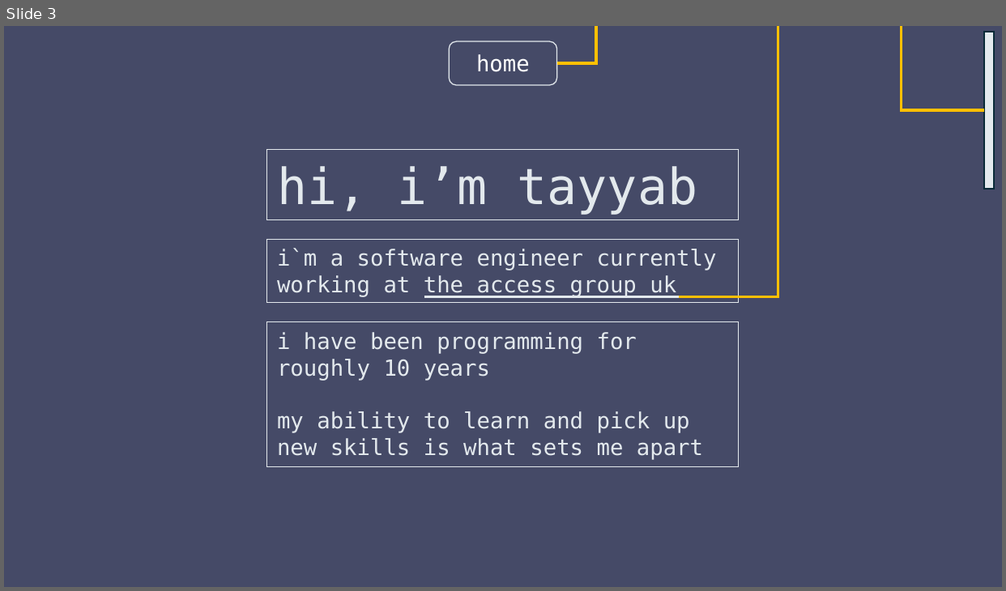
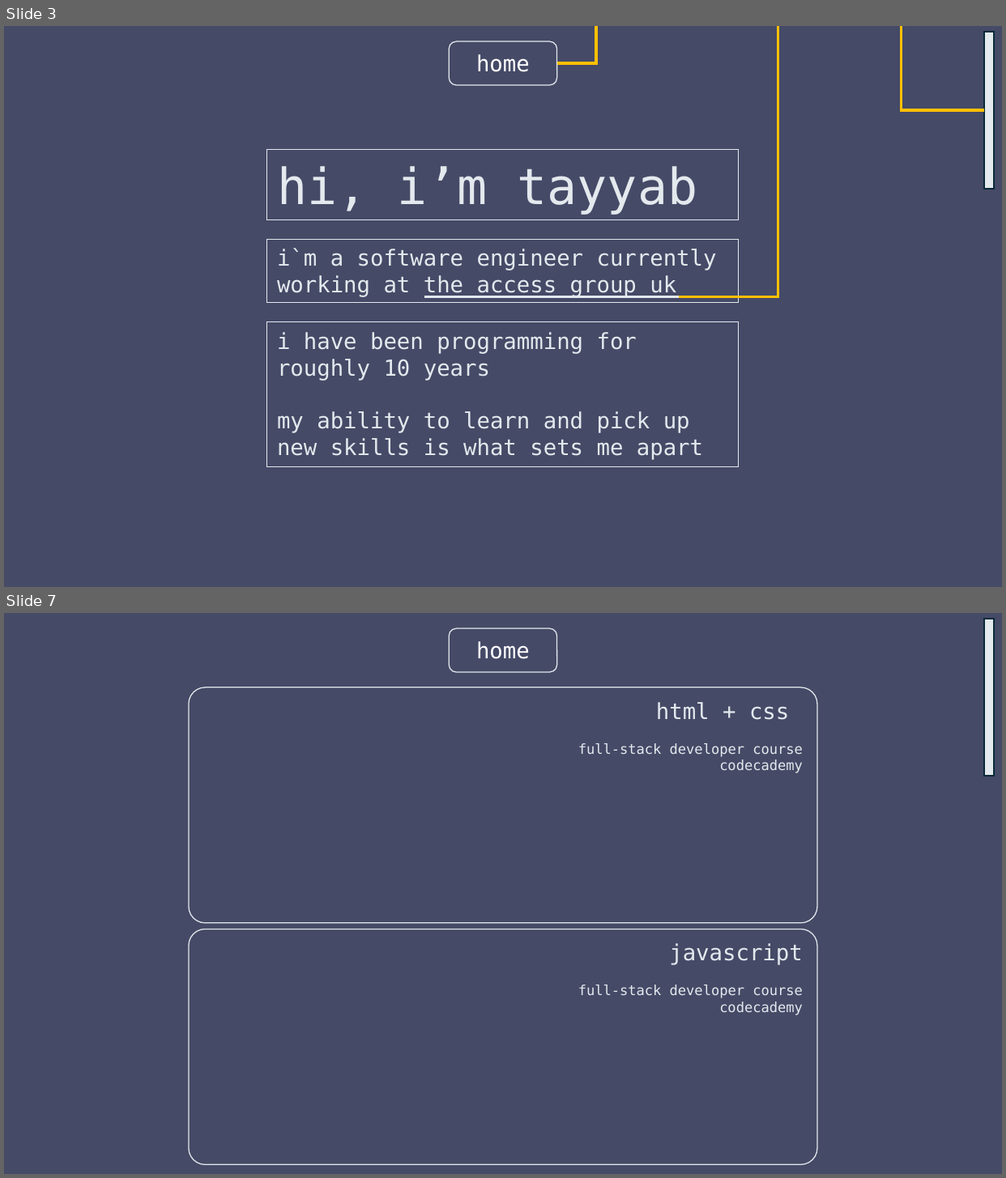
Before and after one commit to tayyab-07/Codecademy-Full-Stack, a slide deck: Portfolio-Project-Personal-Portfolio-Website/Wireframes.pptx. Shown one above the other, each under a label of ours: slide 3 before the commit, slides 3 and 7 after it; the slides between them are not shown. The pictures are 1006x591 and 1006x1178 pixels, drawn with LibreOffice and Linux fonts; fonts in the diff are those of the drawing; background and template pictures are left out. Boxes give left, top, right and bottom in pixels: in the first picture for what was removed or moved away, otherwise in the second. Text is boxed around its words. In the diff, an @@ line names an element or a change of style, - is before the commit and + after.

```diff
--- a/Portfolio-Project-Personal-Portfolio-Website/Wireframes.pptx
+++ b/Portfolio-Project-Personal-Portfolio-Website/Wireframes.pptx
@@ slide 7 added at (x1=4, y1=613, x2=1002, y2=1174), background picture (left out) @@
@@ rectangle added at (x1=4, y1=613, x2=1002, y2=1174), fill #171D41 at 80% opacity @@
@@ rounded rectangle added at (x1=449, y1=628, x2=557, y2=672), outline #E3E9ED 0.75 pt, 16 pt, text #FFFFFF @@
+home
@@ rectangle added at (x1=984, y1=619, x2=994, y2=776), fill #E3E9ED, outline #092A39 1.5 pt @@
@@ rounded rectangle added at (x1=189, y1=688, x2=817, y2=923), outline #E3E9ED 0.75 pt, 10 pt, text #E3E9ED @@
+html + css
+full-stack developer course
+codecademy
@@ rounded rectangle added at (x1=189, y1=930, x2=817, y2=1165), outline #E3E9ED 0.75 pt, 10 pt, text #E3E9ED @@
+javascript
+full-stack developer course
+codecademy
```
Also in this commit, not shown: 1 slide changed, 5 other slides added, 1 slide removed, 10 other files.
